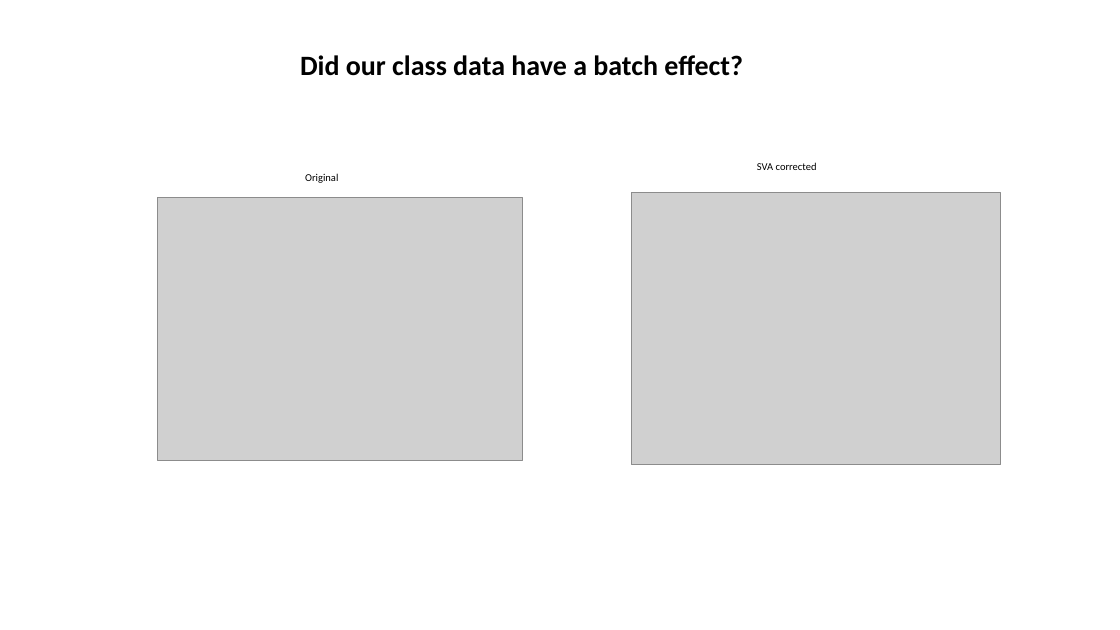
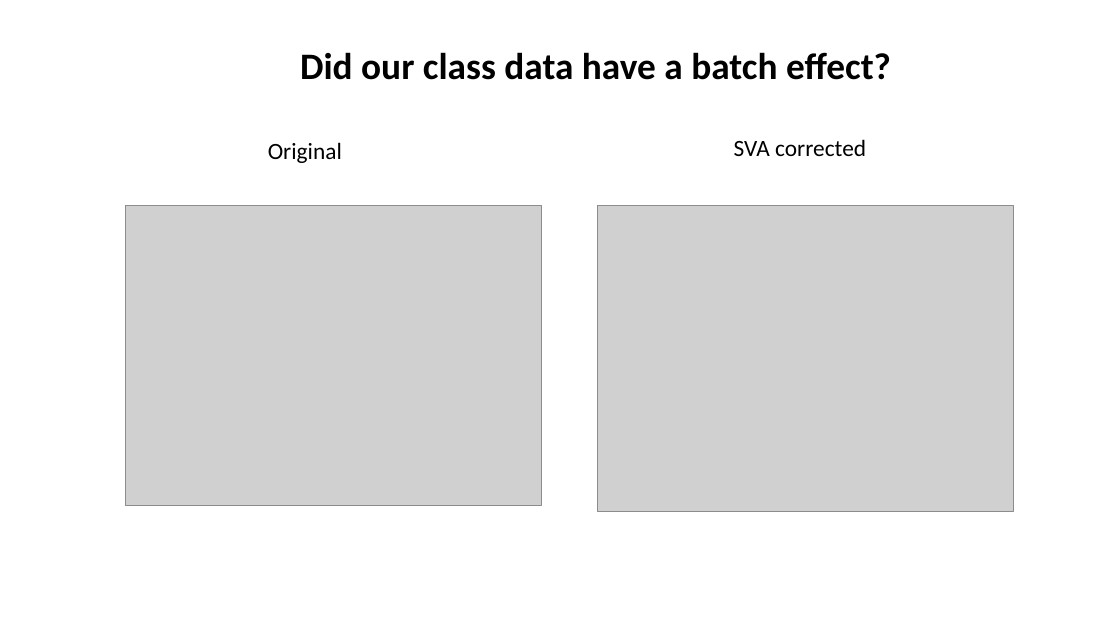
Before and after one commit to jraab/GNET749_RNAseq, a slide deck: slide 22 of lectures/2023_GNET749_Lecture6_Batch_ExpDesign.pptx. Drawn at 1120x630 pixels with LibreOffice and Linux fonts; fonts in the diff are those of the drawing; grey boxes stand for pictures. Boxes give left, top, right and bottom in pixels: in the first picture for what was removed or moved away, otherwise in the second. Text is boxed around its words. In the diff, an @@ line names an element or a change of style, - is before the commit and + after.

Commit message:
pre-class 6 updates

```diff
--- a/lectures/2023_GNET749_Lecture6_Batch_ExpDesign.pptx
+++ b/lectures/2023_GNET749_Lecture6_Batch_ExpDesign.pptx
@@ text "Did our class data have ..." at bbox=[300, 52, 891, 80]: size 24 to 32 pt @@
@@ text "Original" at bbox=[268, 142, 342, 163]: size 9 to 20 pt @@
@@ text "Original": place and size @@
-text "Original" at bbox=[305, 173, 338, 183]
+text "Original" at bbox=[268, 142, 342, 163]
@@ text "SVA corrected": place and size @@
-text "SVA corrected" at bbox=[757, 162, 817, 170]
+text "SVA corrected" at bbox=[734, 139, 866, 156]
@@ text "SVA corrected" at bbox=[734, 139, 866, 156]: size 9 to 20 pt @@
@@ picture: place and size @@
-picture at bbox=[158, 197, 523, 460]
+picture at bbox=[125, 205, 541, 505]
@@ picture: place and size @@
-picture at bbox=[631, 192, 1001, 465]
+picture at bbox=[597, 205, 1013, 512]
```
Also in this commit, not shown: 15 other slides changed, 1 slide added, 2 slides removed, 7 other files.
